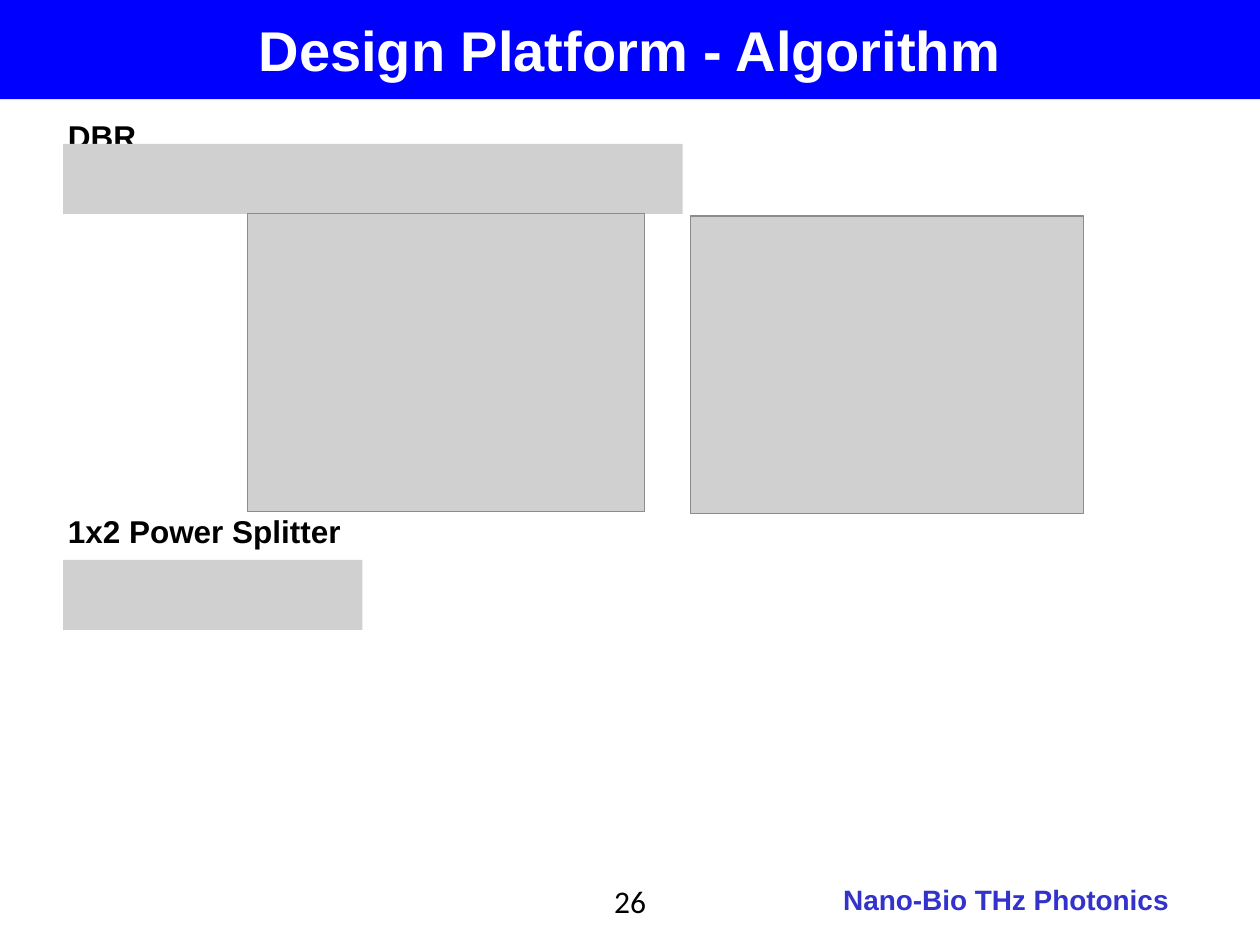
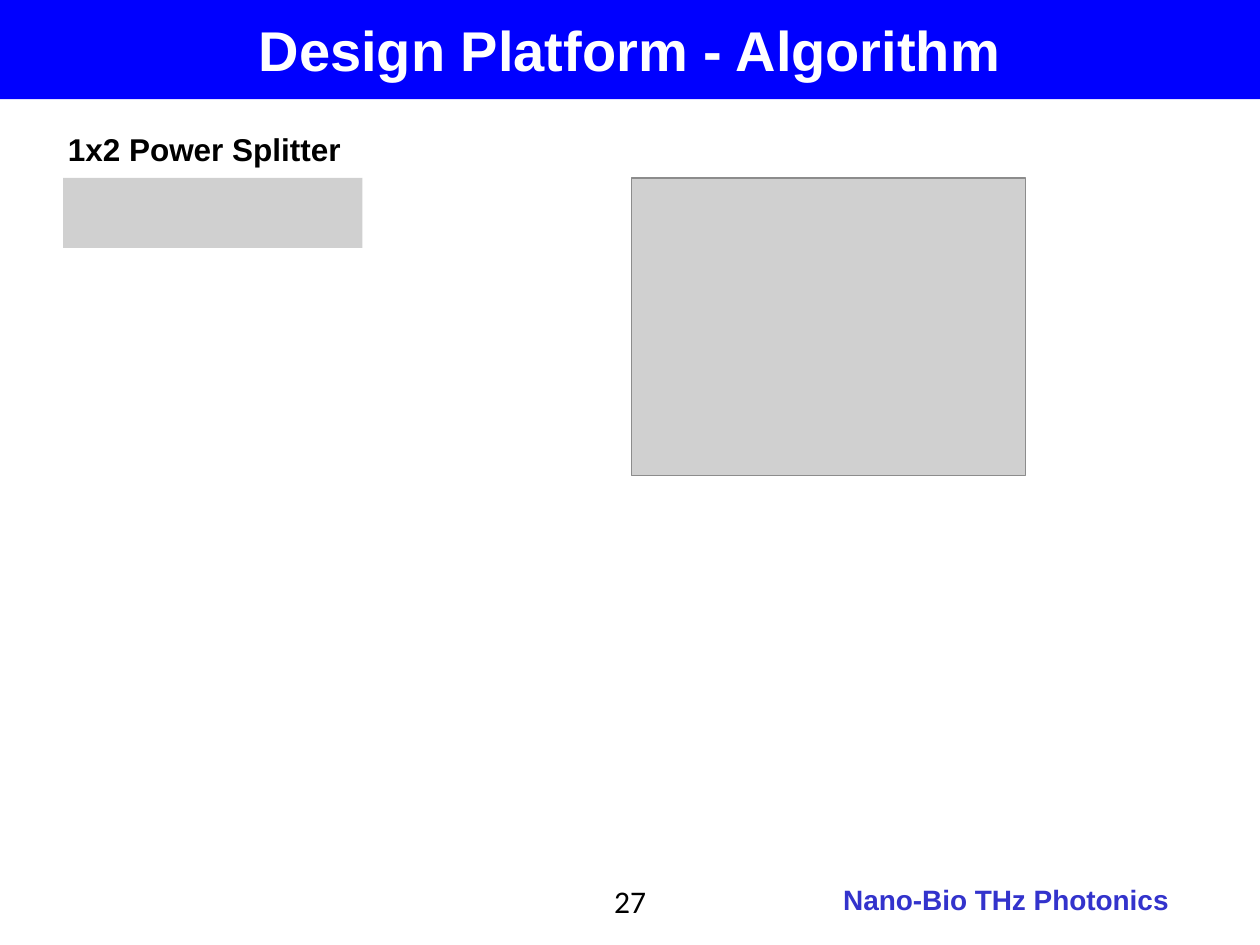
Before and after one commit to jglee96/NBTP_Lab, a slide deck: slide 27 of 개인/석사학위논문/Thesis_Presentation_v2.pptx (slide 26 before the commit). Drawn at 1260x945 pixels with LibreOffice and Linux fonts; fonts in the diff are those of the drawing; grey boxes stand for pictures; background and template pictures are left out. Boxes give left, top, right and bottom in pixels: in the first picture for what was removed or moved away, otherwise in the second. Text is boxed around its words. In the diff, an @@ line names an element or a change of style, - is before the commit and + after.

```diff
--- a/개인/석사학위논문/Thesis_Presentation_v2.pptx
+++ b/개인/석사학위논문/Thesis_Presentation_v2.pptx
@@ text "1x2 Power Splitter": place and size @@
-text "1x2 Power Splitter" at box(68, 520, 340, 549)
+text "1x2 Power Splitter" at box(68, 138, 340, 167)
@@ picture removed at box(63, 144, 683, 214) @@
@@ text removed at box(68, 123, 136, 144) @@
-DBR
@@ picture added at box(63, 178, 362, 248) @@
@@ picture: place and size @@
-picture at box(690, 215, 1084, 513)
+picture at box(631, 178, 1024, 475)
@@ picture removed at box(247, 214, 644, 512) @@
@@ picture removed at box(63, 559, 362, 630) @@
@@ page number at box(614, 892, 646, 913): text changed @@
-26
+27
```
Also in this commit, not shown: 6 other slides changed, 1 slide added, 17 other files.
